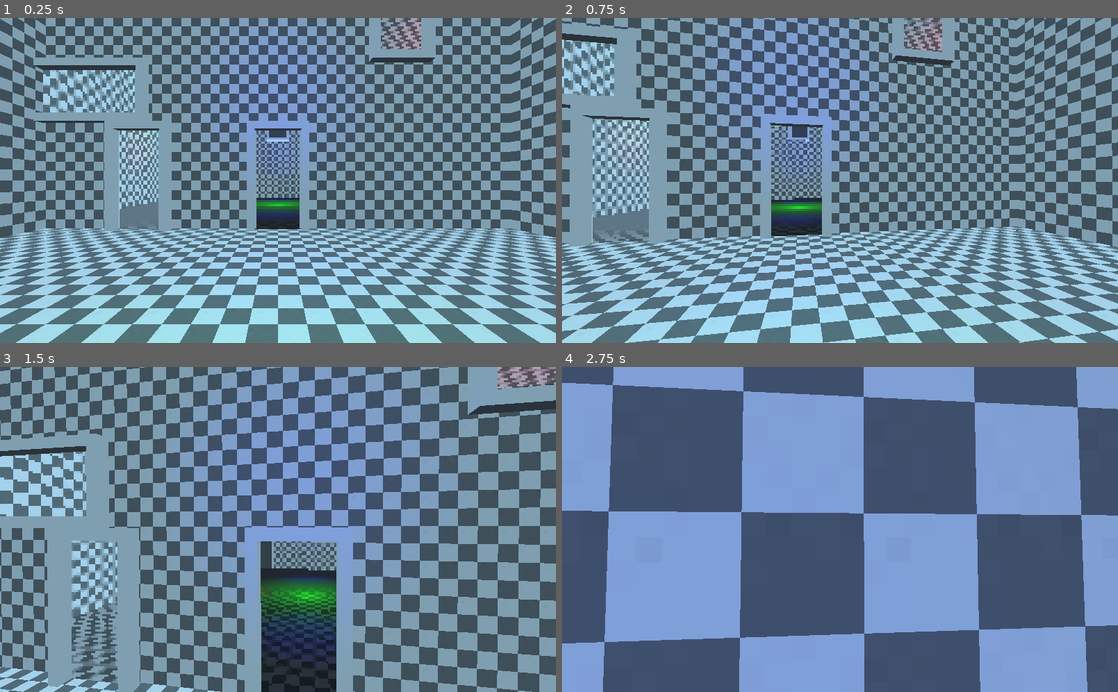
Above: before the commit, frames 1-4 (two rows, left to right).
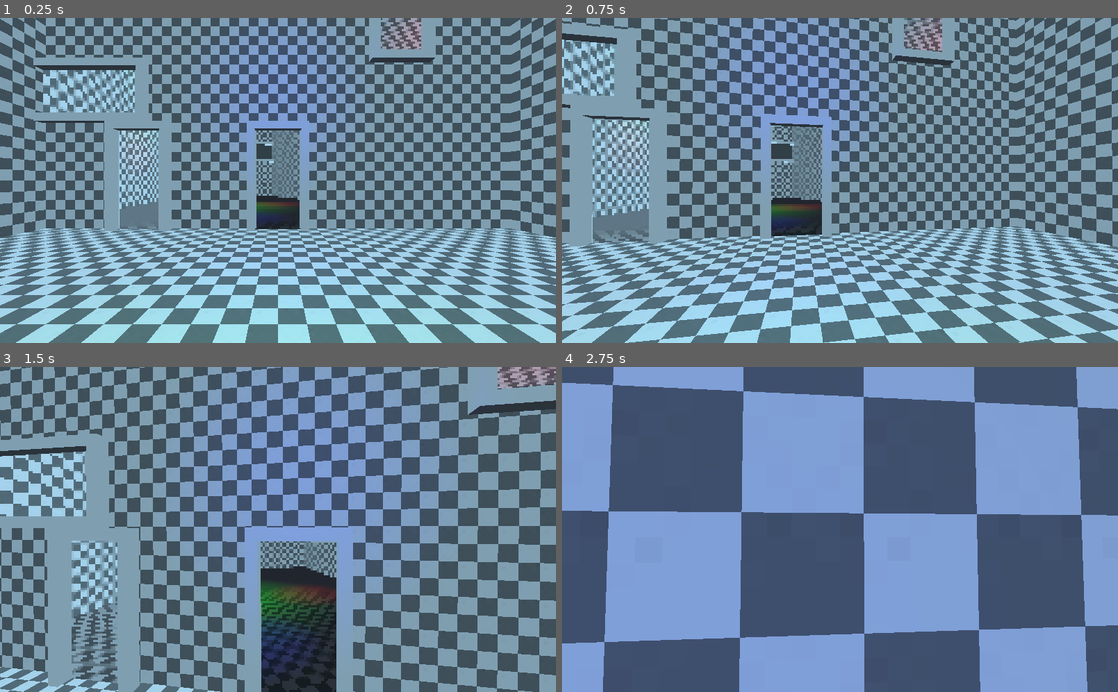
Above: after the commit, the same moments.

Repository: Krazy-J/door-in-the-wall
Game: Godot game, scene res://Main.tscn
Two runs of this game, one before a commit and one after it. Both use one fixed random seed, a clock stepped at 60 frames per second and the inputs below.
Inputs (mouse positions are in pixels of both pictures, inside the frame that each line leads up to):
- Up to frame 1 (0.25 s): no input
- Up to frame 2 (0.75 s): tap Enter at 0.5 s; move the mouse to (867, 180) at 0.52 s; press the mouse at (867, 180) at 0.53 s; hold W (move_forward) from 0.53 s (still down)
- Up to frame 3 (1.5 s): keep holding W (move_forward); tap Space (jump) at 0.77 s; move the mouse to (250, 529) at 1.27 s; release the mouse at (250, 529) at 1.28 s; click (250, 529) at 1.35 s
- Up to frame 4 (2.75 s): keep holding W (move_forward); tap Space (jump) at 1.52 s; move the mouse to (851, 523) at 2.02 s; press the mouse at (851, 523) at 2.03 s

The runs differ from the first frame. In frame 1, 1.6% of the frame differs, in the area x 46-54%, y 34-64%; in frame 2, 2.0%; in frame 3, 3.3%, in the area x 46-61%, y 53-100%; in frame 4, nothing differs.

Commit message:
Checker texture
Added checker tile texture for the floor and slightly changed test room
doors.

Diff:
--- a/rooms/TestRoom.tscn
+++ b/rooms/TestRoom.tscn
@@ -24,7 +24,7 @@
 exitDoorID = 3
 
 [node name="3" parent="Doors" instance=ExtResource( 2 )]
-transform = Transform( 4.37114e-008, -3.82137e-015, 1, -8.74228e-008, -1, 0, 1, -8.74228e-008, -4.37114e-008, 0, 18, 15 )
+transform = Transform( 0.5, -4.37114e-008, 0.866025, -8.74228e-008, -1, 0, 0.866025, -7.57103e-008, -0.5, 0, 18, 14 )
 exitDoorID = 2
 
 [node name="4" parent="Doors" instance=ExtResource( 2 )]
Binary file added: textures/CheckerTiles.png
